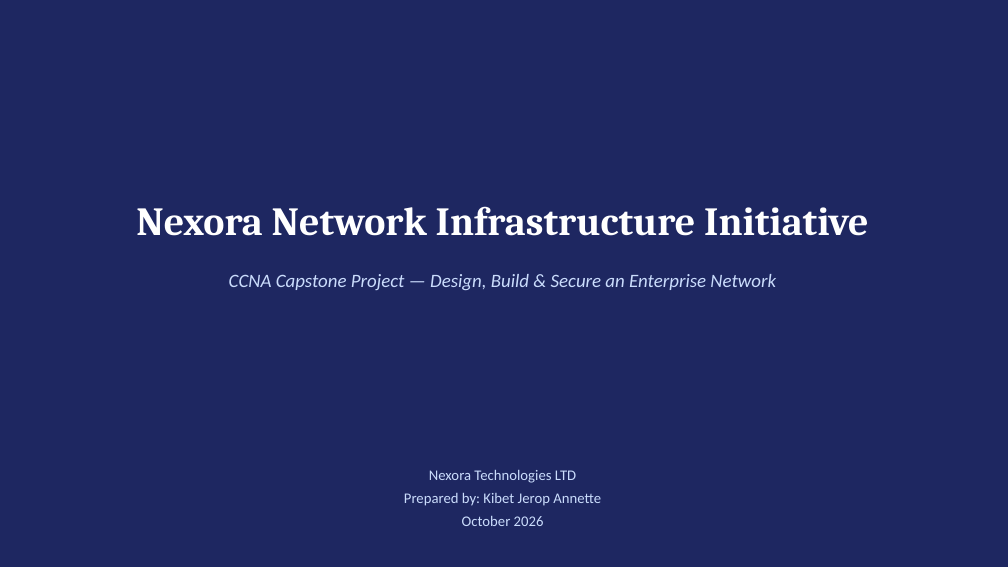
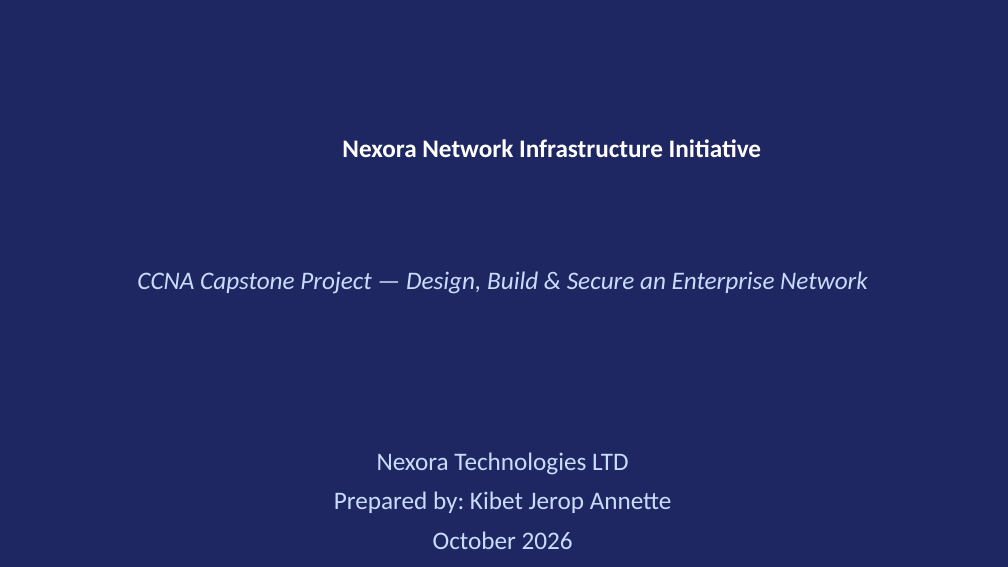
Before and after one commit to jeropannette/KIBET_ANNETTE_CCNA3PROJECT, a slide deck: slide 1 of KIBET_ANNETTE_CCNA3Project.pptx. Drawn at 1008x567 pixels with LibreOffice and Linux fonts; fonts in the diff are those of the drawing. Boxes give left, top, right and bottom in pixels: in the first picture for what was removed or moved away, otherwise in the second. Text is boxed around its words. In the diff, an @@ line names an element or a change of style, - is before the commit and + after.

```diff
--- a/KIBET_ANNETTE_CCNA3Project.pptx
+++ b/KIBET_ANNETTE_CCNA3Project.pptx
@@ text "Nexora Network Infrastructure Initiative": place and size @@
-text "Nexora Network Infrastructure Initiative" at <box>136,206,868,236</box>
+text "Nexora Network Infrastructure Initiative" at <box>342,139,761,157</box>
@@ text "Nexora Network Infrastructure Initiative" at <box>342,139,761,157</box>: size 38 to 24 pt, font Cambria to Calibri @@
@@ text "CCNA Capstone Project — Design, ..." at <box>137,271,868,294</box>: size 18 to 24 pt @@
@@ text "Nexora Technologies LTD" at <box>334,452,672,549</box>: size 14 to 24 pt @@
```
Also in this commit, not shown: 11 other slides changed.
